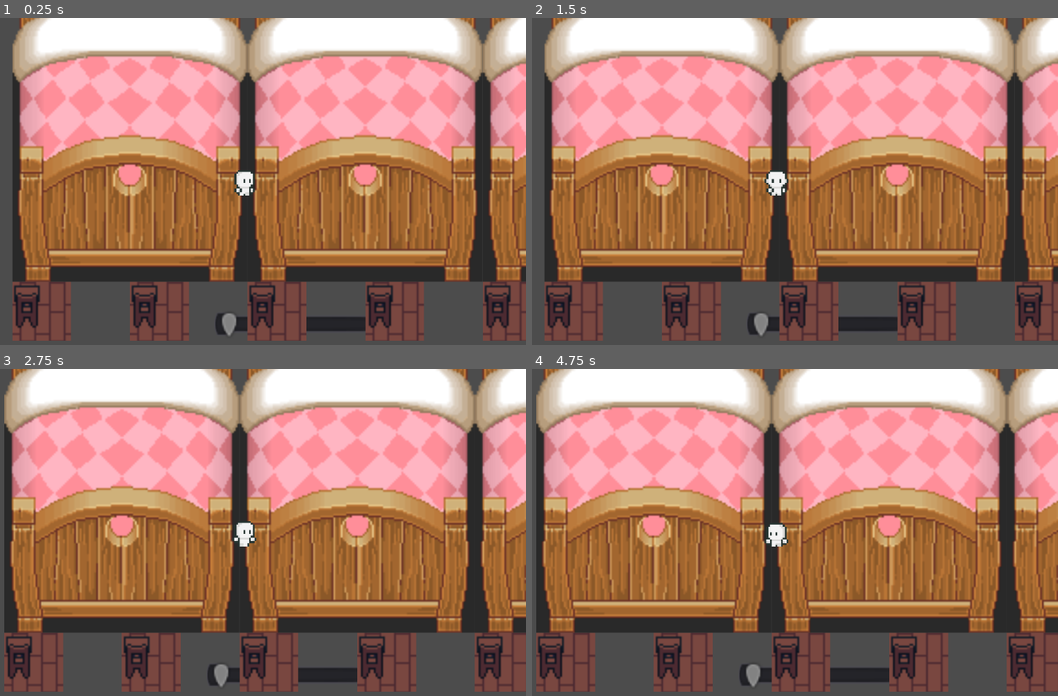
Above: before the commit, frames 1-4 (two rows, left to right).
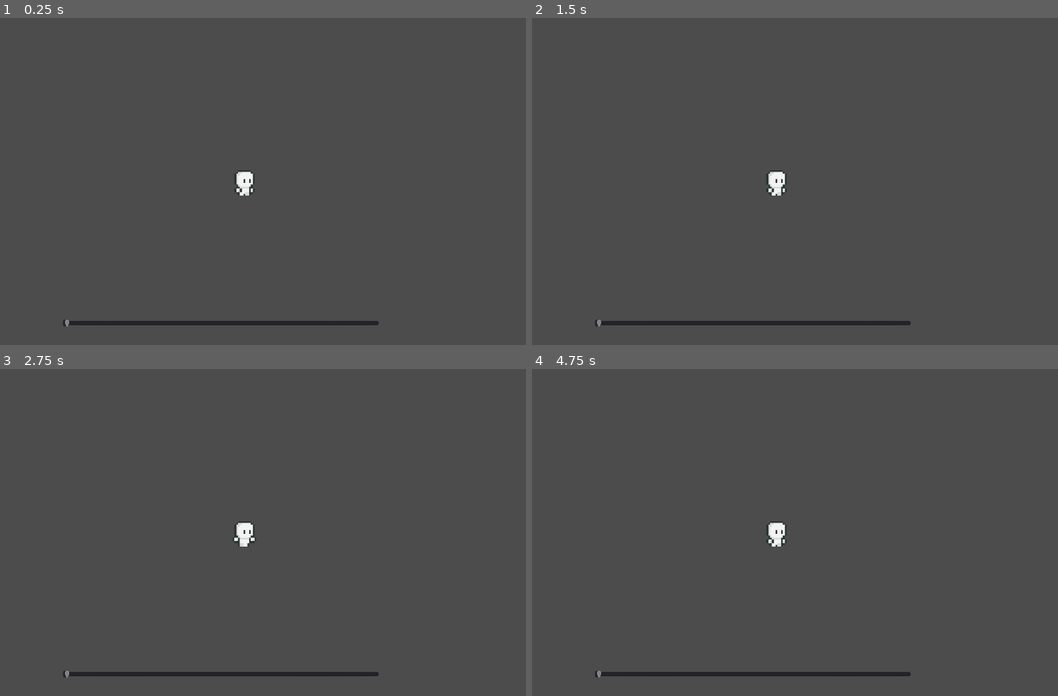
Above: after the commit, the same moments.

Repository: KaioGabriel-the/Labyrinth-Of-Bullies
Game: Godot game, scene res://scenes/Worldtest.tscn
Same seed, same stepped clock (60 frames per second), same inputs: the game is played once before the commit and once after it. This scene is started directly instead of the project's main scene.
Inputs:
- Up to frame 1 (0.25 s): no input
- Up to frame 2 (1.5 s): tap Enter at 0.5 s; hold Right (ui_right, bound only before the commit) 0.53-1.28 s; hold Shift (run) 0.53-1.28 s; hold Down (ui_down, bound only before the commit) from 1.28 s (still down); tap Shift (run) at 1.35 s
- Up to frame 3 (2.75 s): release Down (ui_down, bound only before the commit) at 2.03 s; hold Right (ui_right, bound only before the commit) from 2.03 s (still down); hold Shift (run) from 2.03 s (still down)
- Up to frame 4 (4.75 s): release Right (ui_right, bound only before the commit) at 2.78 s; release Shift (run) at 2.78 s; hold Up (ui_up, bound only before the commit) 2.78-3.53 s; tap Shift (run) at 2.85, 4.35 s; hold Shift (run) 3.53-4.28 s; hold Left (ui_left, bound only before the commit) from 3.53 s (still down)

The runs differ from the first frame. In frame 1, 87% of the frame differs, in the area x 2-100%, y 0-99%; in frame 2, 87%; in frame 3, 89%; in frame 4, 89%, in the area x 0-100%, y 0-99%.

Commit message:
add: make change colors and change visibility tilemap

Diff:
--- a/Global.gd
+++ b/Global.gd
@@ -1,3 +1,4 @@
 extends Node
 
 var colorValue: float = 0.0;
+var scene = preload("res://scenes/Worldtest.tscn")
--- a/project.godot
+++ b/project.godot
@@ -18,20 +18,56 @@
 
 Global="*res://Global.gd"
 
-[display]
-
-window/size/fullscreen=true
-
 [gui]
 
 common/drop_mouse_on_gui_input_disabled=true
 
 [input]
 
+ui_left={
+"deadzone": 0.5,
+"events": [ Object(InputEventJoypadButton,"resource_local_to_scene":false,"resource_name":"","device":0,"button_index":14,"pressure":0.0,"pressed":false,"script":null)
+ ]
+}
+ui_right={
+"deadzone": 0.5,
+"events": [ Object(InputEventJoypadButton,"resource_local_to_scene":false,"resource_name":"","device":0,"button_index":15,"pressure":0.0,"pressed":false,"script":null)
+ ]
+}
+ui_up={
+"deadzone": 0.5,
+"events": [ Object(InputEventJoypadButton,"resource_local_to_scene":false,"resource_name":"","device":0,"button_index":12,"pressure":0.0,"pressed":false,"script":null)
+ ]
+}
+ui_down={
+"deadzone": 0.5,
+"events": [ Object(InputEventJoypadButton,"resource_local_to_scene":false,"resource_name":"","device":0,"button_index":13,"pressure":0.0,"pressed":false,"script":null)
+ ]
+}
 run={
 "deadzone": 0.5,
 "events": [ Object(InputEventKey,"resource_local_to_scene":false,"resource_name":"","device":0,"alt":false,"shift":false,"control":false,"meta":false,"command":false,"pressed":false,"scancode":0,"physical_scancode":16777237,"unicode":0,"echo":false,"script":null)
 , Object(InputEventKey,"resource_local_to_scene":false,"resource_name":"","device":0,"alt":false,"shift":false,"control":false,"meta":false,"command":false,"pressed":false,"scancode":16777237,"physical_scancode":0,"unicode":0,"echo":false,"script":null)
+ ]
+}
+mv_down={
+"deadzone": 0.5,
+"events": [ Object(InputEventKey,"resource_local_to_scene":false,"resource_name":"","device":0,"alt":false,"shift":false,"control":false,"meta":false,"command":false,"pressed":false,"scancode":0,"physical_scancode":83,"unicode":0,"echo":false,"script":null)
+ ]
+}
+mv_left={
+"deadzone": 0.5,
+"events": [ Object(InputEventKey,"resource_local_to_scene":false,"resource_name":"","device":0,"alt":false,"shift":false,"control":false,"meta":false,"command":false,"pressed":false,"scancode":0,"physical_scancode":65,"unicode":0,"echo":false,"script":null)
+ ]
+}
+mv_up={
+"deadzone": 0.5,
+"events": [ Object(InputEventKey,"resource_local_to_scene":false,"resource_name":"","device":0,"alt":false,"shift":false,"control":false,"meta":false,"command":false,"pressed":false,"scancode":0,"physical_scancode":87,"unicode":0,"echo":false,"script":null)
+ ]
+}
+mv_right={
+"deadzone": 0.5,
+"events": [ Object(InputEventKey,"resource_local_to_scene":false,"resource_name":"","device":0,"alt":false,"shift":false,"control":false,"meta":false,"command":false,"pressed":false,"scancode":0,"physical_scancode":68,"unicode":0,"echo":false,"script":null)
  ]
 }
 
--- a/scenes/ColorSlider.tscn
+++ b/scenes/ColorSlider.tscn
@@ -5,4 +5,5 @@
 [node name="ColorSlider" type="HSlider"]
 margin_right = 88.0
 margin_bottom = 16.0
+scrollable = false
 script = ExtResource( 1 )
--- a/scenes/Player.tscn
+++ b/scenes/Player.tscn
@@ -392,13 +392,14 @@
 extents = Vector2( 4.5, 0.5 )
 
 [node name="Player" type="KinematicBody2D"]
+collision_mask = 0
 script = ExtResource( 4 )
 
 [node name="AnimatedSprite" type="AnimatedSprite" parent="."]
 position = Vector2( 0, -7 )
 frames = SubResource( 5 )
 animation = "Run_Down"
-frame = 1
+frame = 5
 playing = true
 
 [node name="CollisionShape2D" type="CollisionShape2D" parent="."]
--- a/scenes/Worldtest.gd
+++ b/scenes/Worldtest.gd
@@ -1,5 +1,22 @@
 extends Node2D
 
+func _ready():
+	pass
+
+func _on_HSlider_value_changed(value):
+	# Se o valor do HSlider for maior que 0.5, TileMap 1 está visível e TileMap 2 está invisível
+	if value > 0.5:
+		$TileMap.visible = true
+		$TileMap.set_deferred("collision_layer",1)
+		$TileMap2.visible = false
+		$TileMap.set_deferred("collision_layer",5)
+	# Se o valor do HSlider for menor ou igual a 0.5, TileMap 2 está visível e TileMap 1 está invisível
+	else:
+		$TileMap.visible = false
+		$TileMap.set_deferred("collision_layer",1)
+		$TileMap2.visible = true
+		$TileMap.set_deferred("collision_layer",5)
 
 func _process(delta):
 	$TileMap.material.set_shader_param("gray_scale_intensity", Global.colorValue)
+	_on_HSlider_value_changed(Global.colorValue)
--- a/scenes/Worldtest.tscn
+++ b/scenes/Worldtest.tscn
@@ -83,19 +83,26 @@
 [node name="TileMap" type="TileMap" parent="."]
 material = SubResource( 2 )
 tile_set = SubResource( 4 )
+collision_layer = 0
+collision_mask = 0
 format = 1
 tile_data = PoolIntArray( -196606, 1, 0, -196604, 1, 0, -196602, 1, 0 )
 
-[node name="ColorSlider" parent="TileMap" instance=ExtResource( 2 )]
-margin_left = 238.0
-margin_top = 15.0
-margin_right = 326.0
-margin_bottom = 31.0
+[node name="Player" parent="." instance=ExtResource( 3 )]
+position = Vector2( 825, 36 )
+collision_mask = 4
 
-[node name="Player" parent="." instance=ExtResource( 3 )]
-position = Vector2( 285, -47 )
+[node name="CanvasLayer" type="CanvasLayer" parent="Player"]
+
+[node name="ColorSlider" parent="Player/CanvasLayer" instance=ExtResource( 2 )]
+margin_left = 184.0
+margin_top = 547.0
+margin_right = 758.0
+margin_bottom = 563.0
 
 [node name="TileMap2" type="TileMap" parent="."]
 tile_set = SubResource( 5 )
+collision_layer = 0
+collision_mask = 0
 format = 1
 tile_data = PoolIntArray( 0, 0, 0, 1, 0, 0, 2, 0, 0, 3, 0, 0, 4, 0, 0, 5, 0, 0, 6, 0, 0, 7, 0, 0, 8, 0, 0, 9, 0, 0, 65536, 0, 0, 65537, 0, 0, 65538, 0, 0, 65539, 0, 0, 65540, 0, 0, 65541, 0, 0, 65542, 0, 0, 65543, 0, 0, 65544, 0, 0, 65545, 0, 0 )
--- a/script/ColorSlider.gd
+++ b/script/ColorSlider.gd
@@ -1,7 +1,4 @@
 extends HSlider
-
-func _ready() -> void:
-	pass
 
 func _process(delta: float) -> void:
 	Global.colorValue = value / 100.0;
--- a/script/Player.gd
+++ b/script/Player.gd
@@ -40,7 +40,7 @@
 	running = Input.get_action_strength("run") != 0.0;
 
 	# Obter direção do input do jogador.
-	var _axis = Input.get_vector("ui_left", "ui_right", "ui_up", "ui_down");
+	var _axis = Input.get_vector("mv_left", "mv_right", "mv_up", "mv_down");
 	var _newSpeed: float = 0.0;
 	if _axis != Vector2.ZERO:
 		direction = _axis;
